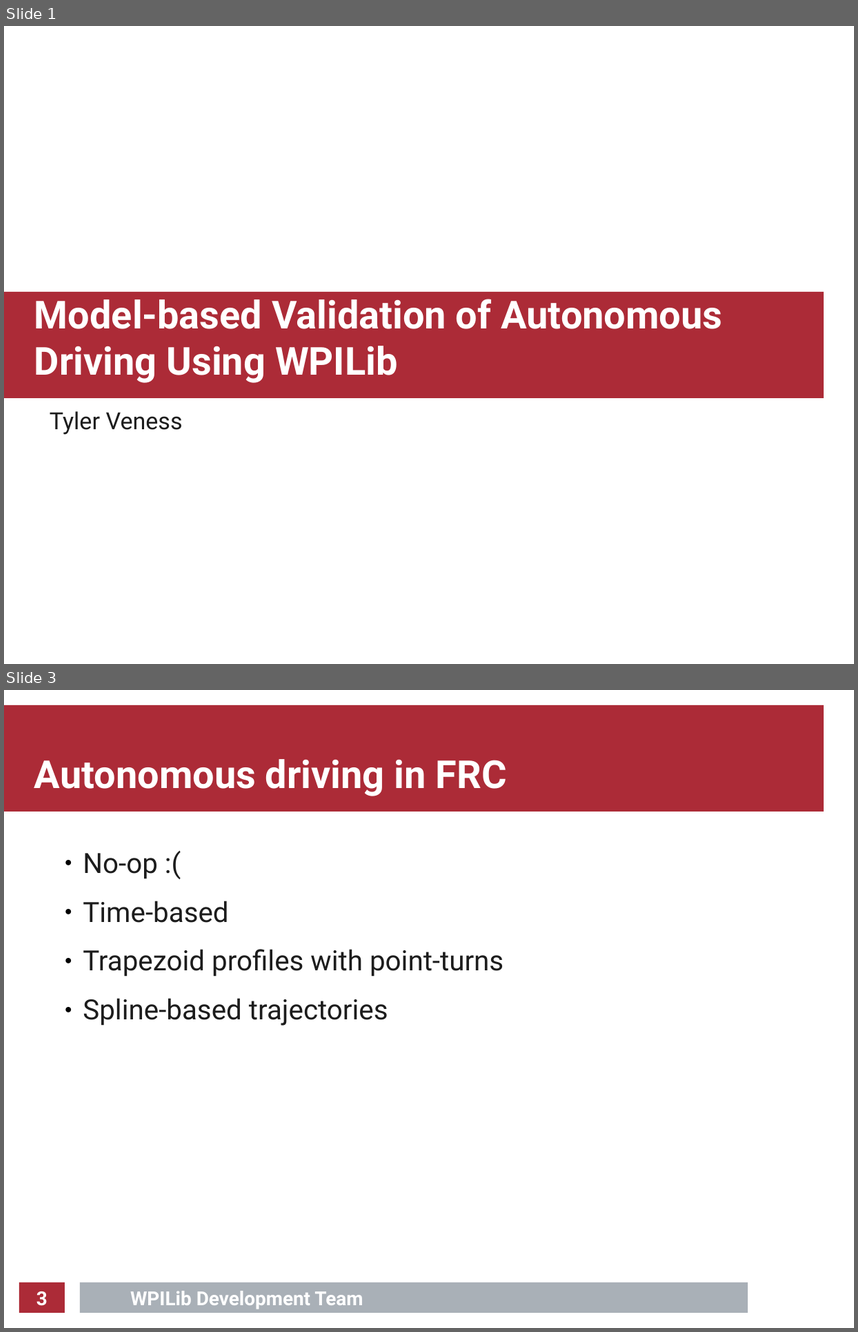
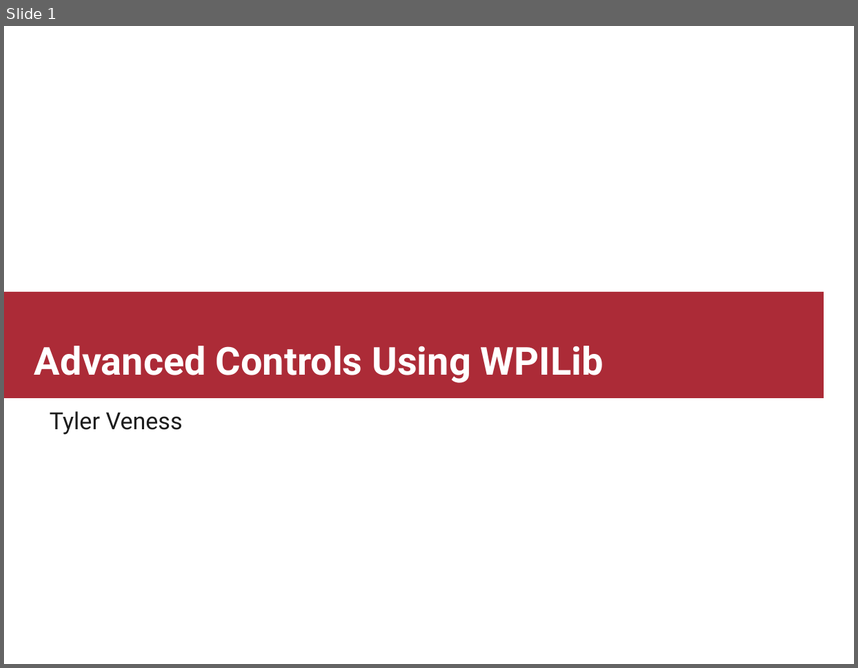
Before and after one commit to calcmogul/auton-driving-presentation, a slide deck: presentation/presentation.odp. Shown one above the other, each under a label of ours: slides 1 and 3 before the commit, slide 1 after it; the slides between them are not shown. The pictures are 858x1332 and 858x668 pixels, drawn with LibreOffice and Linux fonts; fonts in the diff are those of the drawing; background and template pictures are left out. Boxes give left, top, right and bottom in pixels: in the first picture for what was removed or moved away, otherwise in the second. Text is boxed around its words. In the diff, an @@ line names an element or a change of style, - is before the commit and + after.

```diff
--- a/presentation/presentation.odp
+++ b/presentation/presentation.odp
@@ slide 3 removed at <box>4,690,854,1328</box>, background #FFFFFF @@
@@ rectangle removed at <box>4,705,824,812</box> @@
@@ title removed at <box>34,759,507,796</box> @@
-Autonomous driving in FRC
@@ text removed at <box>83,853,504,1025</box> @@
-● No-op :(
-● Time-based
-● Trapezoid profiles with point-turns
-● Spline-based trajectories
@@ rectangle removed at <box>19,1283,65,1312</box> @@
@@ rectangle removed at <box>80,1283,748,1312</box> @@
@@ page number removed at <box>36,1291,47,1305</box> @@
-3
@@ text removed at <box>130,1290,363,1309</box> @@
-WPILib Development Team
@@ slide 1 changed as well @@
@@ title at <box>34,345,604,383</box>: text changed @@
-Model-based Validation of Autonomous Driving Using WPILib
+Advanced Controls Using WPILib
```
Also in this commit, not shown: 7 other slides changed, 7 slides added, 13 other slides removed, 8 other files.
